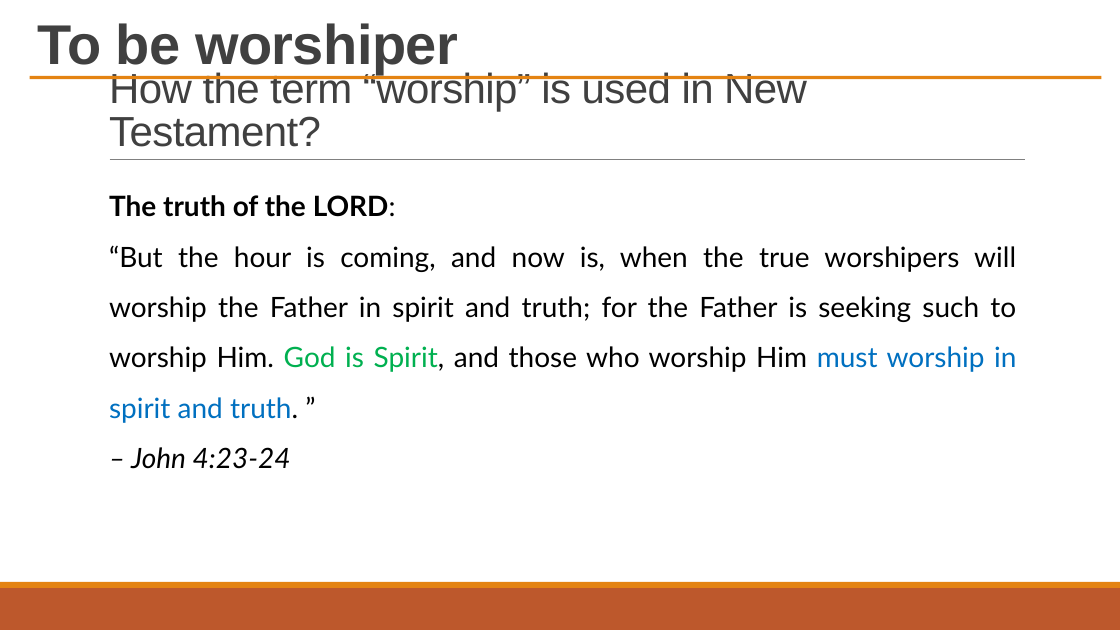
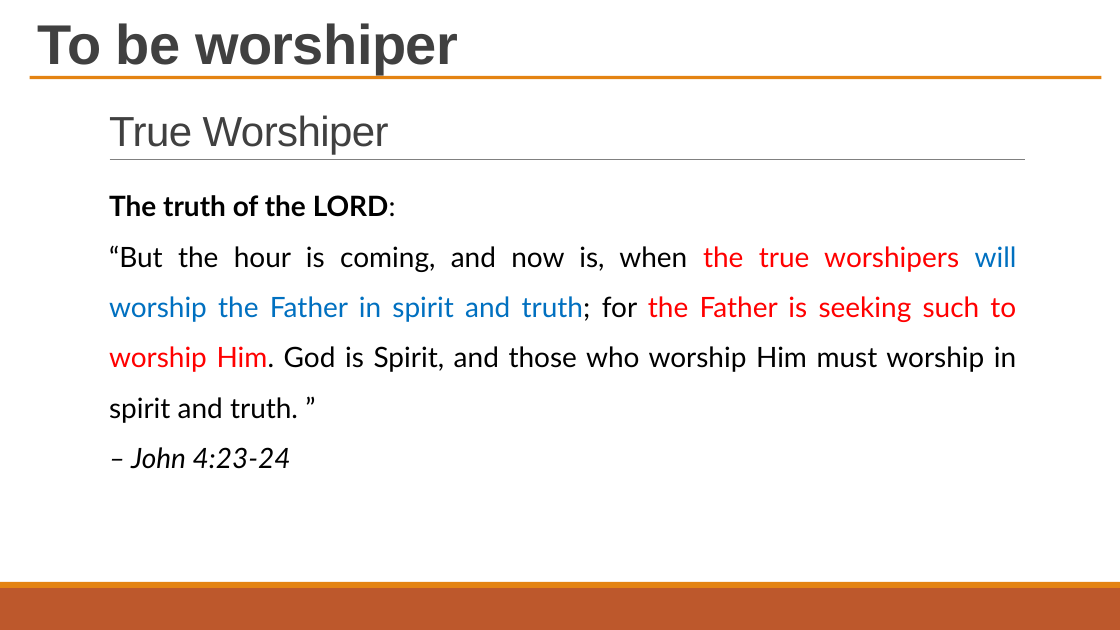
Before and after one commit to PhanNgocTrieu/SWPCT, a slide deck: slide 6 of Worship_Ref.pptx (slide 9 before the commit). Drawn at 1120x630 pixels with LibreOffice and Linux fonts; fonts in the diff are those of the drawing. Boxes give left, top, right and bottom in pixels: in the first picture for what was removed or moved away, otherwise in the second. Text is boxed around its words. In the diff, an @@ line names an element or a change of style, - is before the commit and + after.

```diff
--- a/Worship_Ref.pptx
+++ b/Worship_Ref.pptx
@@ title at box(109, 115, 389, 155): text changed @@
-How the term “worship” is used in New Testament?
+True Worshiper
@@ text at box(109, 245, 1017, 423): text colour #000000 to #FF0000 in "the true worshipers the Father is seeking ..."; text colour #000000 to #0070C0 in "will worship the Father in spirit and ..."; text colour #00B050 to #000000 in "God is Spirit,"; text colour #0070C0 to #000000 in "must worship in spirit and truth." @@
```
Also in this commit, not shown: 2 other slides changed, 2 slides added, 1 other file.
